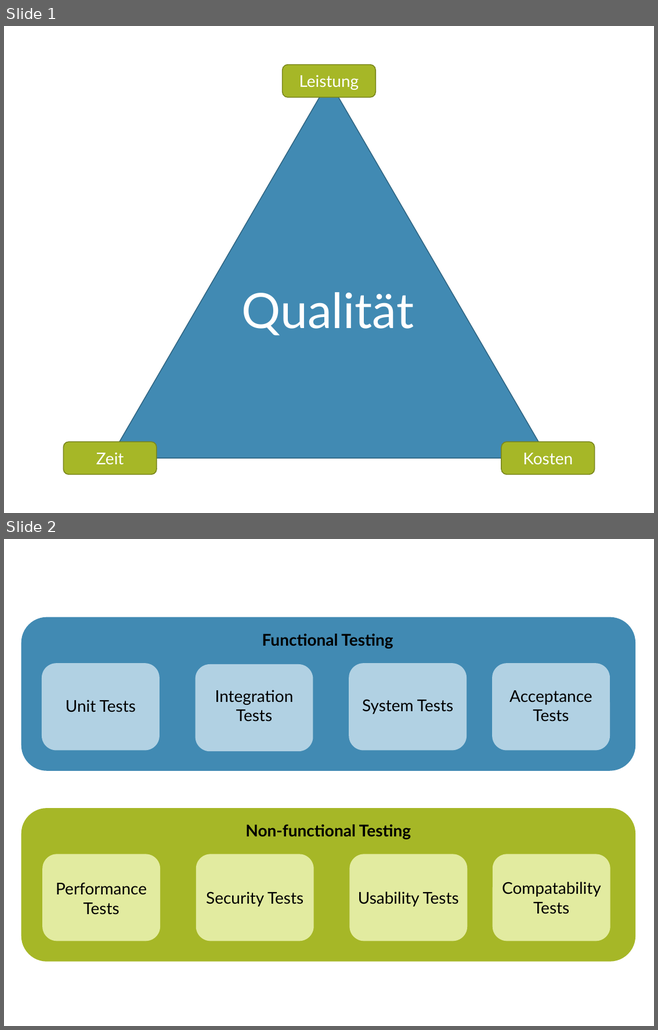
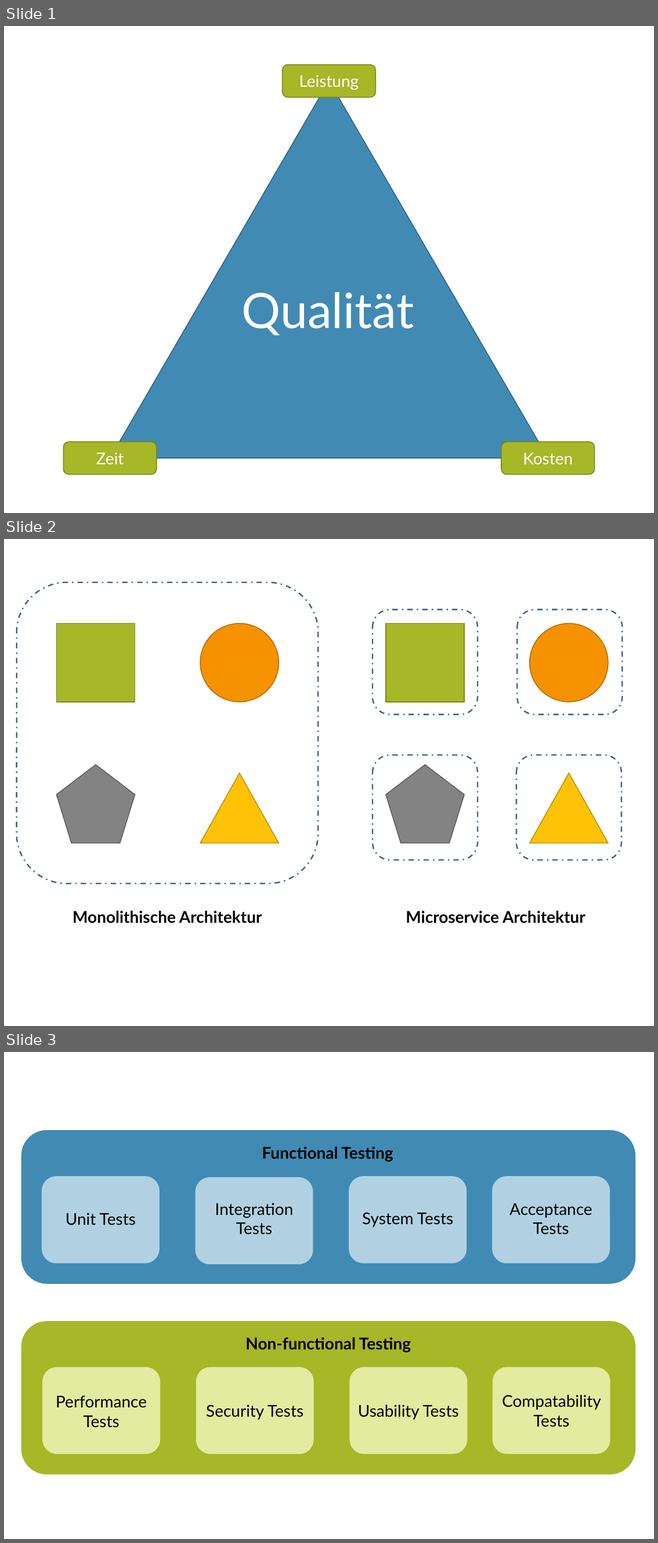
Before and after one commit to FabianWilms/hm-ba, a slide deck: images/ppt/graphics.pptx. Shown one above the other, each under a label of ours: slides 1 and 2 before the commit, slides 1, 2 and 3 after it. The pictures are 658x1030 and 658x1543 pixels, drawn with LibreOffice and Linux fonts; fonts in the diff are those of the drawing. Boxes give left, top, right and bottom in pixels: in the first picture for what was removed or moved away, otherwise in the second. Text is boxed around its words. In the diff, an @@ line names an element or a change of style, - is before the commit and + after.

Commit message:
add images and add text for monolith vs microservice

```diff
--- a/images/ppt/graphics.pptx
+++ b/images/ppt/graphics.pptx
@@ slide 2 added at [4,539,654,1026], background #FFFFFF @@
@@ group added at [16,583,318,924]: 1 rectangle, 1 ellipse, 1 triangle, 1 pentagon, 1 rounded rectangle, 1 text @@
+Monolithische Architektur
@@ group added at [372,610,622,924]: 4 rounded rectangles, 1 rectangle, 1 ellipse, 1 triangle, 1 pentagon, 1 text @@
+Microservice Architektur
@@ what was slide 2 is now slide 3 @@
```
Also in this commit, not shown: 1 slide changed, 1 other slide added, 8 other files.
